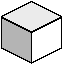
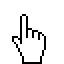
Two versions of the same layered image (64 × 64). Layer-by-layer changes:
added layer "Layer" above "selection.png #1" over (x1=12, y1=14, x2=46, y2=64)
hid "selection.png #1" over (x1=1, y1=1, x2=62, y2=64)
